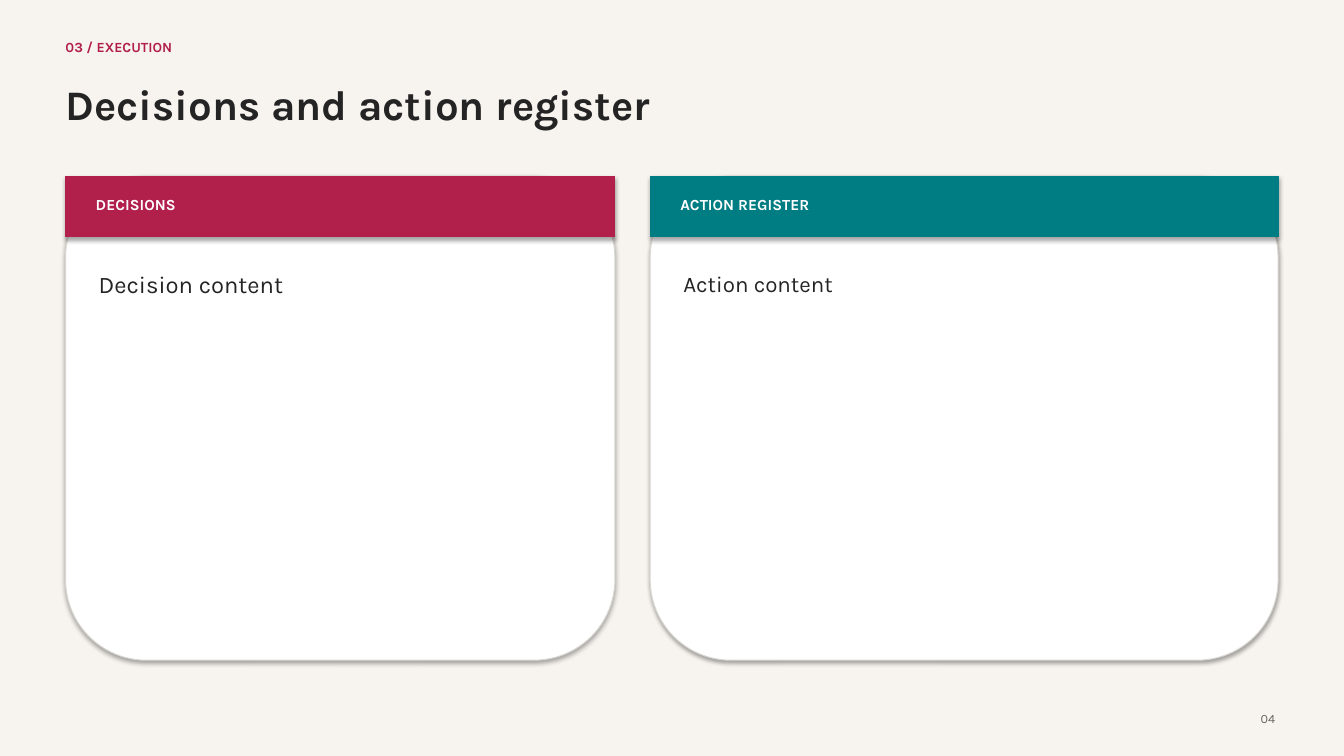
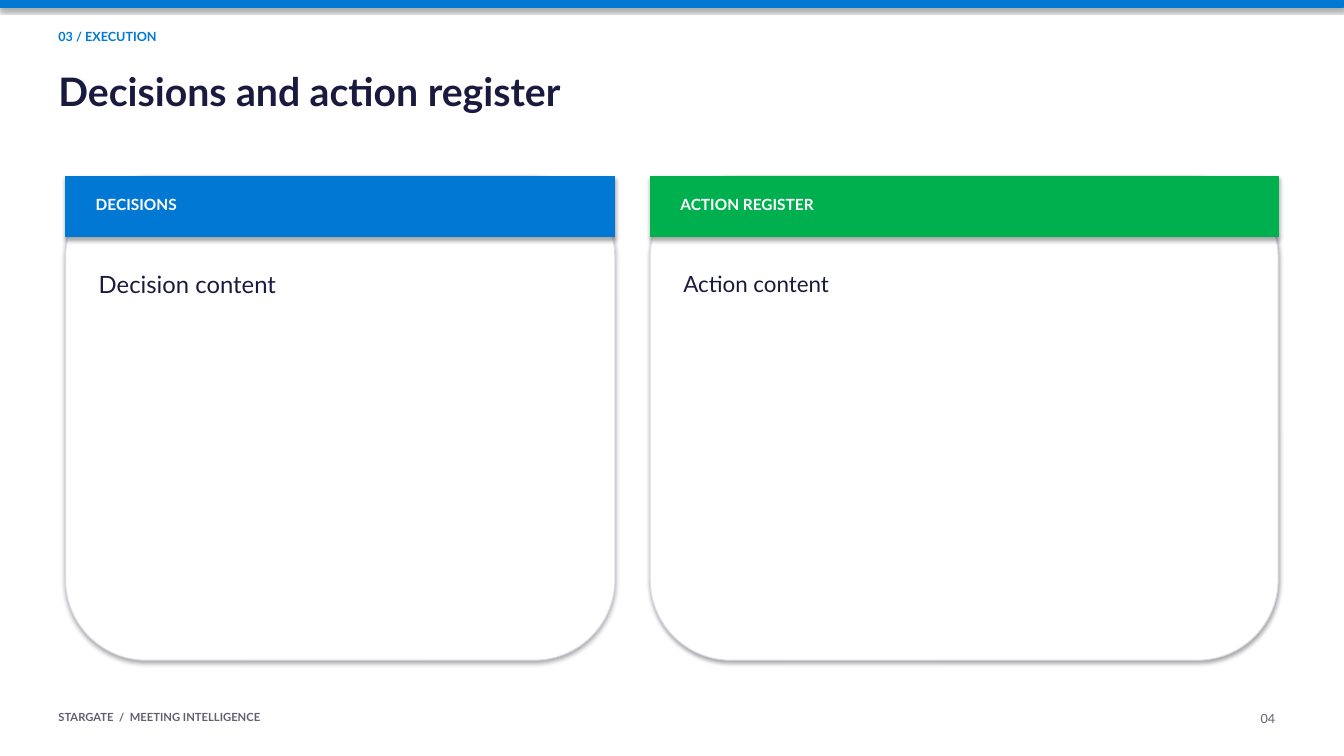
Before and after one commit to david-xinyuwei/david-share, a slide deck: slide 4 of Agents/Meeting-Agent/src/meeting_agent/templates/meeting-agent-template.pptx. Drawn at 1344x756 pixels with LibreOffice and Linux fonts; fonts in the diff are those of the drawing. Boxes give left, top, right and bottom in pixels: in the first picture for what was removed or moved away, otherwise in the second. Text is boxed around its words. In the diff, an @@ line names an element or a change of style, - is before the commit and + after.

Commit message:
feat: add key-only Meeting Agent workflow

```diff
--- a/Agents/Meeting-Agent/src/meeting_agent/templates/meeting-agent-template.pptx
+++ b/Agents/Meeting-Agent/src/meeting_agent/templates/meeting-agent-template.pptx
@@ background #F7F4EF to #FFFFFF @@
@@ rectangle added at [0, 0, 1344, 7], fill #0078D4, outline #0078D4 0.75 pt @@
@@ text "03 / EXECUTION": place and size @@
-text "03 / EXECUTION" at [65, 42, 173, 52]
+text "03 / EXECUTION" at [58, 31, 157, 41]
@@ text "03 / EXECUTION" at [58, 31, 157, 41]: size 10 to 9 pt, font Karla to Lato, text colour #B11F4B to #0078D4 @@
@@ text "Decisions and action register": place and size @@
-text "Decisions and action register" at [65, 90, 650, 131]
+text "Decisions and action register" at [58, 77, 561, 113]
@@ text "Decisions and action register" at [58, 77, 561, 113]: size 30 to 28 pt, font Karla to Lato, text colour #242424 to #1A1A3E @@
@@ rounded rectangle at [66, 176, 615, 660]: outline #D9D7D2 0.75 pt to #D9DCE8 0.75 pt @@
@@ rectangle at [66, 176, 615, 237]: fill #B11F4B to #0078D4; outline #B11F4B 0.75 pt to #0078D4 0.75 pt @@
@@ rounded rectangle at [650, 176, 1278, 660]: outline #D9D7D2 0.75 pt to #D9DCE8 0.75 pt @@
@@ rectangle at [650, 176, 1278, 237]: fill #007C83 to #00B04F; outline #007C83 0.75 pt to #00B04F 0.75 pt @@
@@ text "DECISIONS" at [96, 198, 177, 210]: font Karla to Lato @@
@@ text "ACTION REGISTER" at [680, 198, 814, 210]: font Karla to Lato @@
@@ text "Decision content" at [99, 275, 276, 293]: font Karla to Lato, text colour #242424 to #1A1A3E @@
@@ text "Action content" at [683, 275, 828, 292]: font Karla to Lato, text colour #242424 to #1A1A3E @@
@@ text added at [58, 713, 260, 721], 8 pt, text #606070, bold @@
+STARGATE / MEETING INTELLIGENCE
@@ text "04" at [1261, 714, 1276, 723]: font Karla to Lato, text colour #68645F to #606070 @@
```
Also in this commit, not shown: 5 other slides changed, 55 other files.
